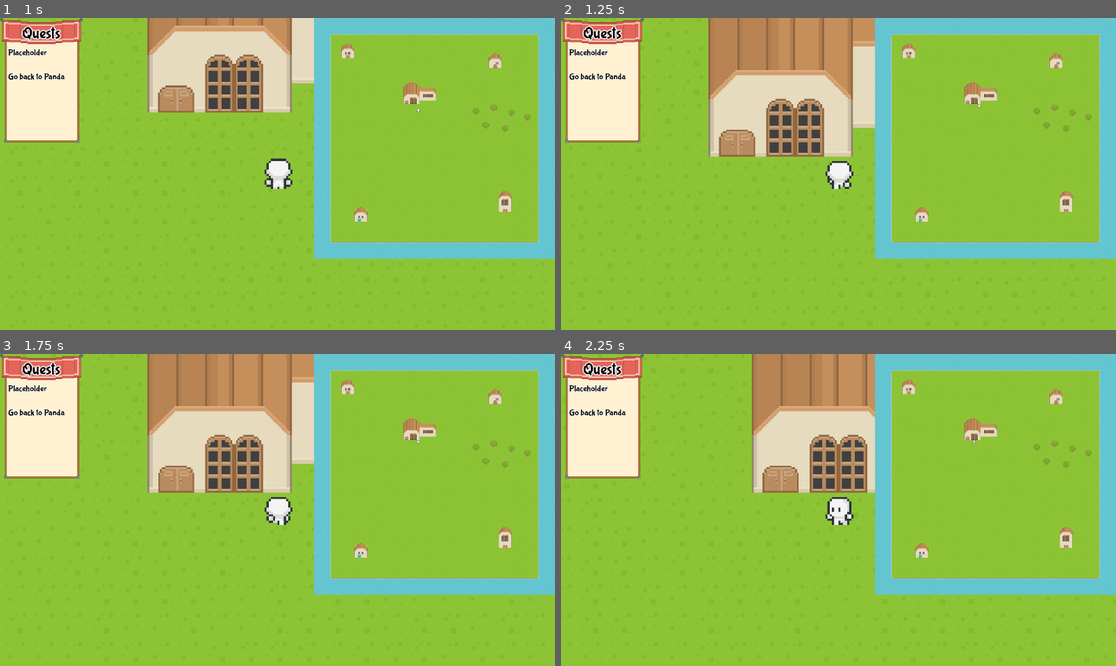
Above: before the commit, frames 1-4 (two rows, left to right).
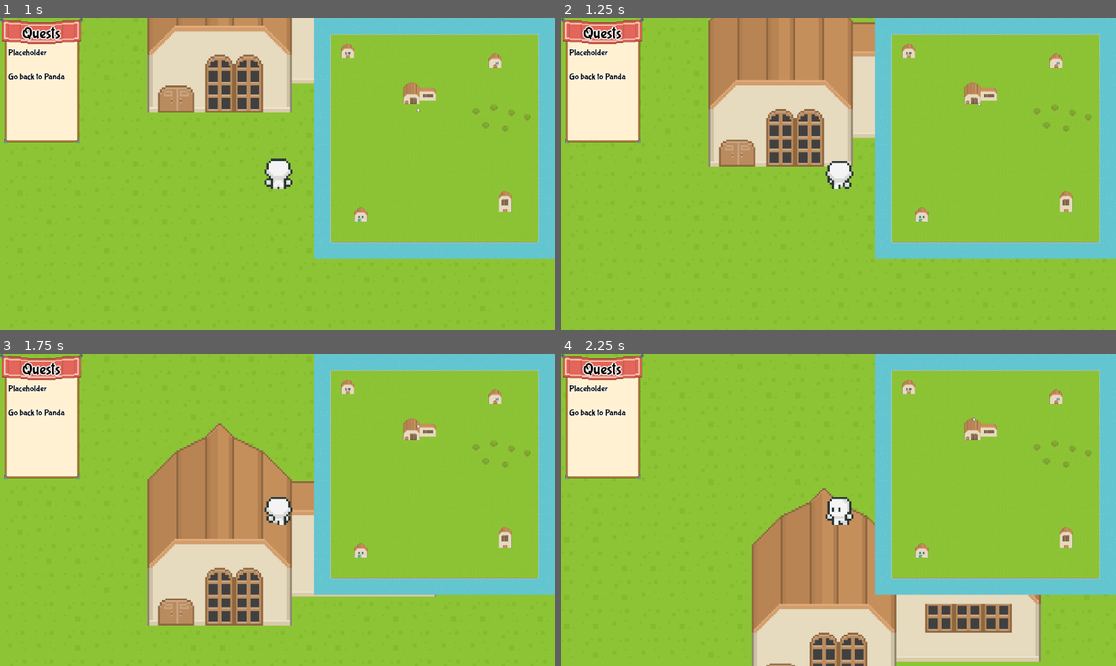
Above: after the commit, the same moments.

Repository: LKenny26/Buddyville
Game: Godot game, scene res://scenes/main.tscn
Same seed, same stepped clock (60 frames per second), same inputs: the game is played once before the commit and once after it.
Inputs (mouse positions are in pixels of both pictures, inside the frame that each line leads up to):
- Up to frame 1 (1 s): move the mouse to (477, 111) at 0.52 s; press the mouse at (477, 111) at 0.53 s; hold Up (Up) from 0.53 s (still down)
- Up to frame 2 (1.25 s): keep holding Up (Up)
- Up to frame 3 (1.75 s): keep holding Up (Up); release the mouse at (477, 447) at 1.28 s; tap Shift (Run) at 1.35 s; click (477, 447) at 1.42 s
- Up to frame 4 (2.25 s): move the mouse to (1071, 447) at 2.02 s; release Up (Up) at 2.03 s; press the mouse at (1071, 447) at 2.03 s; hold Left (Left) from 2.03 s (still down)

Frame 1 is identical in both runs. In frame 2, 3.6% of the frame differs, in the area x 26-76%, y 0-48%; in frame 3, 24%; in frame 4, 27%, in the area x 34-87%, y 0-100%.

Commit message:
quick fix

Diff:
--- a/buddyville/resources/gameres/outside-tileset.tres
+++ b/buddyville/resources/gameres/outside-tileset.tres
@@ -1954,5 +1954,5 @@
 59:31/0 = 0
 
 [resource]
-physics_layer_0/collision_layer = 1
+physics_layer_0/collision_layer = 0
 sources/0 = SubResource("TileSetAtlasSource_3ivgm")
